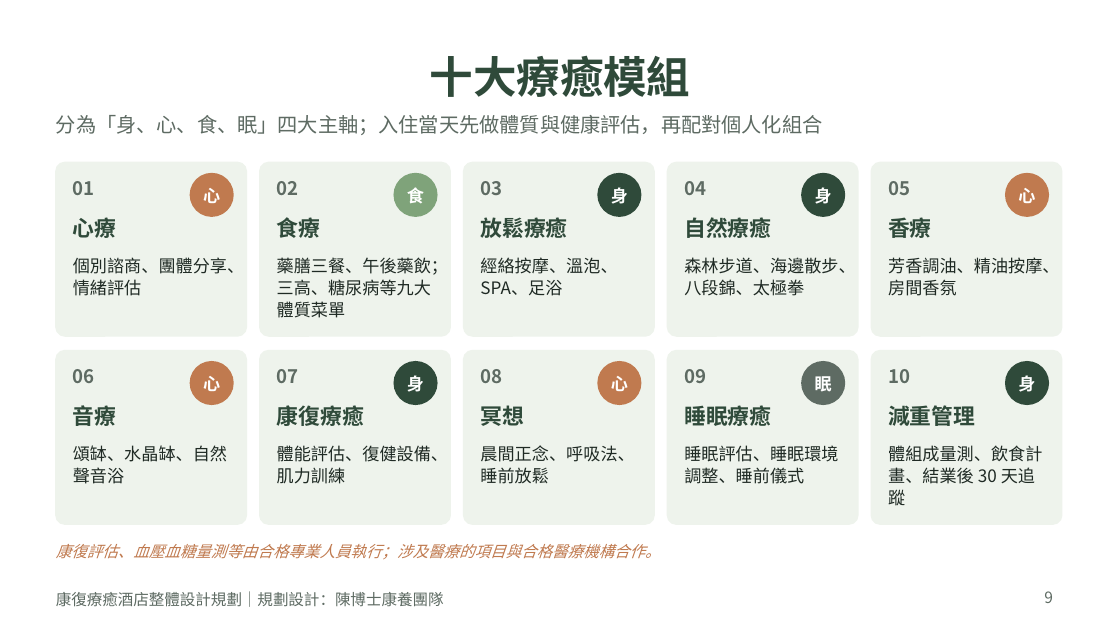
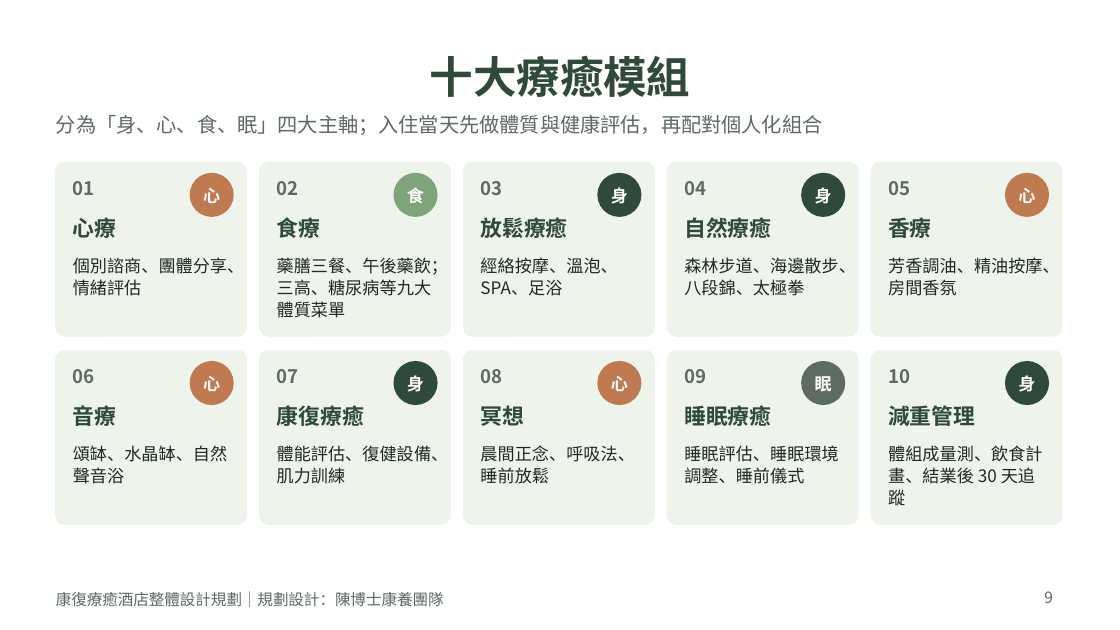
Before and after one commit to yes039/yes039, a slide deck: slide 9 of 康復療癒酒店整體設計規劃.pptx. Drawn at 1120x630 pixels with LibreOffice and Linux fonts; fonts in the diff are those of the drawing. Boxes give left, top, right and bottom in pixels: in the first picture for what was removed or moved away, otherwise in the second. Text is boxed around its words. In the diff, an @@ line names an element or a change of style, - is before the commit and + after.

```diff
--- a/康復療癒酒店整體設計規劃.pptx
+++ b/康復療癒酒店整體設計規劃.pptx
@@ text removed at (56, 544, 661, 560) @@
-康復評估、血壓血糖量測等由合格專業人員執行；涉及醫療的項目與合格醫療機構合作。
```
Also in this commit, not shown: 1 other slide changed, 1 slide added, 1 other file.
